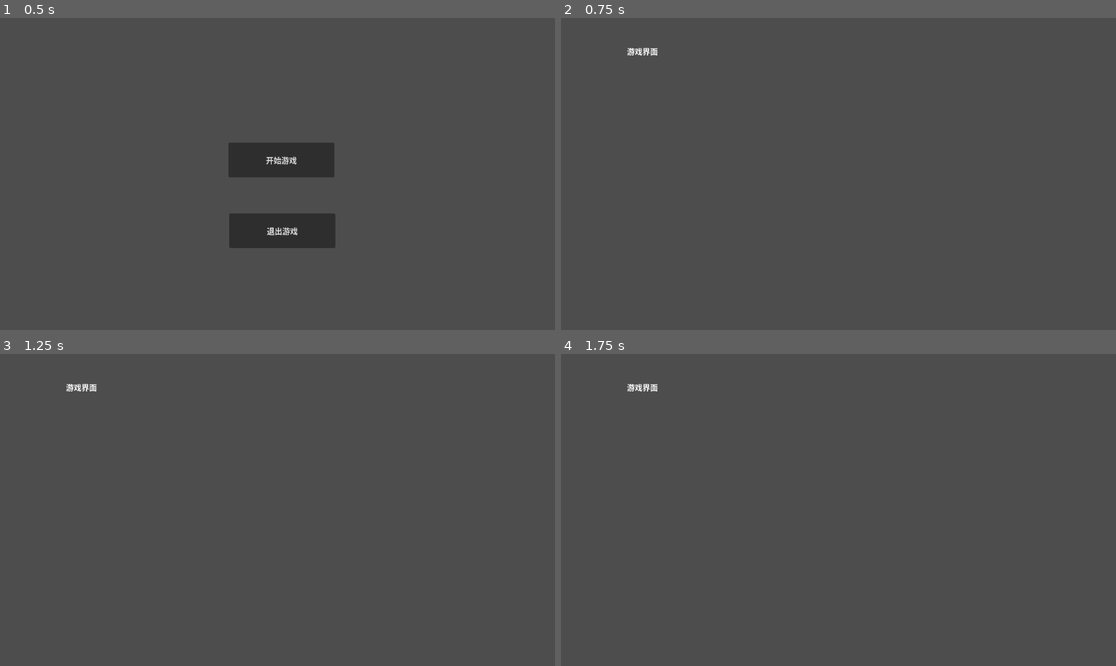
Above: before the commit, frames 1-4 (two rows, left to right).
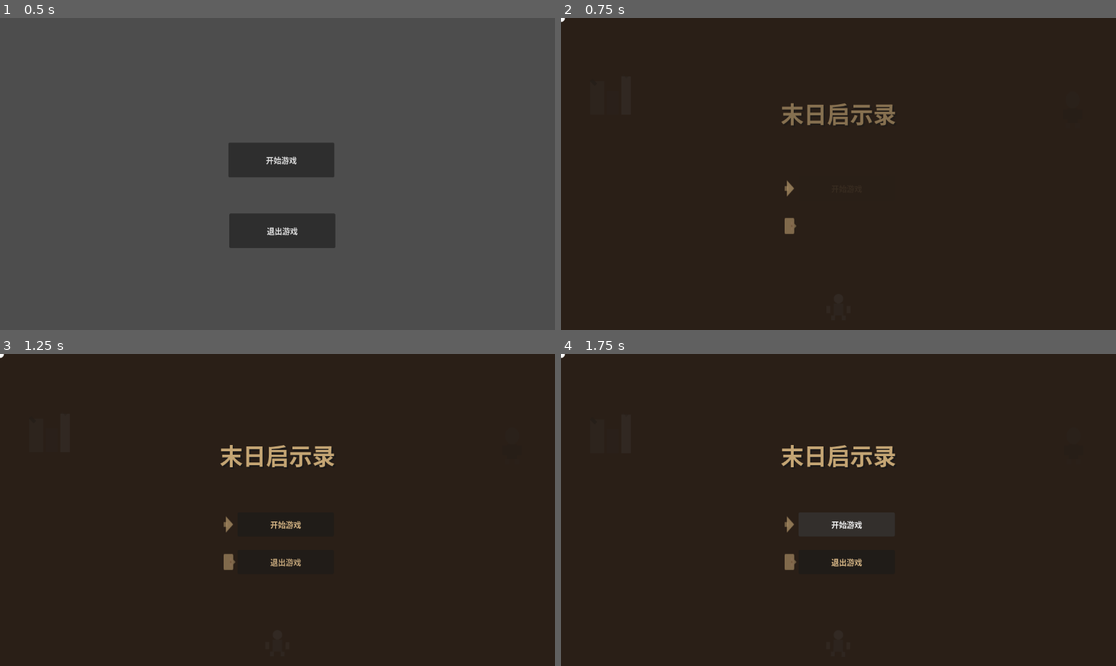
Above: after the commit, the same moments.

Repository: YuliannusYin/MaximumApocalypse
Game: Godot game, scene res://godot/main.tscn
Two runs of this game, one before a commit and one after it. Both use one fixed random seed, a clock stepped at 60 frames per second and the inputs below.
Inputs (mouse positions are in pixels of both pictures, inside the frame that each line leads up to):
- Up to frame 1 (0.5 s): no input
- Up to frame 2 (0.75 s): click "开始游戏" at 0.5 s
- Up to frame 3 (1.25 s): no input
- Up to frame 4 (1.75 s): click (844, 525) at 1.25 s, where only the run after the commit has a clickable "开始游戏"

Frame 1 is identical in both runs. In frame 2, 100% of the frame differs, in the area x 0-100%, y 0-100%; in frame 3, 100%; in frame 4, 100%.

Commit message:
feat: 新增主菜单场景及配套 UI 素材
新增了完整的主菜单场景，包括菜单脚本、自定义按钮、两种粒子特效、多个UI图标与着色器，修复了启动按钮跳转场景的错误。

Diff:
--- a/godot/main.gd
+++ b/godot/main.gd
@@ -19,5 +19,5 @@
 func _on_start_button_button_down() -> void:
 	pass # Replace with function body.
 	#get_tree().change_scene_to_file("res://godot/game.tscn")
-	var scene_game = preload("res://godot/game.tscn")
+	var scene_game = preload("res://godot/menu.tscn")
 	get_tree().change_scene_to_packed(scene_game)
--- /dev/null
+++ b/godot/menu.gd
@@ -0,0 +1,83 @@
+# [新增] 2026-06-24: 主菜单脚本，处理开始游戏和退出游戏的逻辑
+extends Control
+
+# 开始按钮引用
+@onready var start_button: Button = $MainContainer/ButtonContainer/StartButtonContainer/StartButton
+# 退出按钮引用
+@onready var exit_button: Button = $MainContainer/ButtonContainer/ExitButtonContainer/ExitButton
+# 标题引用
+@onready var title_label: Label = $MainContainer/Title
+# 装饰元素引用
+@onready var ruins_icon: TextureRect = $Decorations/RuinsIcon
+@onready var zombie_icon: TextureRect = $Decorations/ZombieIcon
+@onready var survivor_icon: TextureRect = $Decorations/SurvivorIcon
+# 按钮图标引用
+@onready var start_icon: TextureRect = $MainContainer/ButtonContainer/StartButtonContainer/StartIcon
+@onready var exit_icon: TextureRect = $MainContainer/ButtonContainer/ExitButtonContainer/ExitIcon
+
+
+# [新增] 2026-06-24: 初始化菜单
+func _ready() -> void:
+	# 连接按钮信号
+	start_button.pressed.connect(_on_start_button_pressed)
+	exit_button.pressed.connect(_on_exit_button_pressed)
+
+	# 播放标题出现动画
+	_play_title_animation()
+
+	# 播放装饰元素动画
+	_play_decoration_animations()
+
+
+# [新增] 2026-06-24: 播放标题出现动画
+func _play_title_animation() -> void:
+	# 初始状态：透明且向上偏移
+	title_label.modulate.a = 0.0
+	title_label.position.y -= 30
+
+	# 创建动画
+	var tween := create_tween()
+	tween.set_parallel(true)
+
+	# 渐入效果
+	tween.tween_property(title_label, "modulate:a", 1.0, 0.8).set_ease(Tween.EASE_OUT).set_trans(Tween.TRANS_CUBIC)
+
+	# 下移效果
+	tween.tween_property(title_label, "position:y", title_label.position.y + 30, 0.8).set_ease(Tween.EASE_OUT).set_trans(Tween.TRANS_CUBIC)
+
+
+# [新增] 2026-06-24: 播放装饰元素动画
+func _play_decoration_animations() -> void:
+	# 废墟图标：缓慢飘动
+	var ruins_tween := create_tween()
+	ruins_tween.set_loops()
+	ruins_tween.tween_property(ruins_icon, "position:y", ruins_icon.position.y + 10, 2.0).set_ease(Tween.EASE_IN_OUT)
+	ruins_tween.tween_property(ruins_icon, "position:y", ruins_icon.position.y - 10, 2.0).set_ease(Tween.EASE_IN_OUT)
+
+	# 僵尸图标：缓慢移动
+	var zombie_tween := create_tween()
+	zombie_tween.set_loops()
+	zombie_tween.tween_property(zombie_icon, "position:x", zombie_icon.position.x + 5, 3.0).set_ease(Tween.EASE_IN_OUT)
+	zombie_tween.tween_property(zombie_icon, "position:x", zombie_icon.position.x - 5, 3.0).set_ease(Tween.EASE_IN_OUT)
+
+	# 求生者图标：轻微旋转
+	var survivor_tween := create_tween()
+	survivor_tween.set_loops()
+	survivor_tween.tween_property(survivor_icon, "rotation", 0.05, 4.0).set_ease(Tween.EASE_IN_OUT)
+	survivor_tween.tween_property(survivor_icon, "rotation", -0.05, 4.0).set_ease(Tween.EASE_IN_OUT)
+
+
+# [新增] 2026-06-24: 开始按钮点击事件
+func _on_start_button_pressed() -> void:
+	# TODO: 切换到游戏主场景
+	# 目前只是打印日志
+	print("开始游戏按钮被点击")
+
+	# 示例：切换到游戏场景（需要先创建游戏场景）
+	# get_tree().change_scene_to_file("res://godot/game.tscn")
+
+
+# [新增] 2026-06-24: 退出按钮点击事件
+func _on_exit_button_pressed() -> void:
+	# 退出游戏
+	get_tree().quit()
--- /dev/null
+++ b/godot/menu.tscn
@@ -0,0 +1,182 @@
+[gd_scene format=3 uid="uid://bv0njq42caqmw"]
+
+[ext_resource type="Script" uid="uid://c4yfadhl4m1eg" path="res://godot/menu.gd" id="1_menu"]
+[ext_resource type="PackedScene" uid="uid://b8x7k3m5n2qaq" path="res://godot/ui/menu_button.tscn" id="2_button"]
+[ext_resource type="PackedScene" uid="uid://dax8k7m6n5p8q" path="res://godot/particles/dust_particles.tscn" id="3_particles"]
+[ext_resource type="Texture2D" uid="uid://hfth1fe63dd2" path="res://godot/ui/icons/ruins.svg" id="4_ruins"]
+[ext_resource type="Texture2D" uid="uid://dpmxkhei6pwcu" path="res://godot/ui/icons/zombie_silhouette.svg" id="5_zombie"]
+[ext_resource type="Texture2D" uid="uid://dfuq8em06ej8q" path="res://godot/ui/icons/survivor_silhouette.svg" id="6_survivor"]
+[ext_resource type="Shader" uid="uid://cv2uqcm3mjp8x" path="res://godot/shaders/title_effect.gdshader" id="7_title_shader"]
+[ext_resource type="PackedScene" uid="uid://ekey5pw3xuhy" path="res://godot/particles/smoke_particles.tscn" id="8_smoke"]
+[ext_resource type="Script" uid="uid://b8rs4oxrlar58" path="res://godot/ui/flickering_light.gd" id="9_light"]
+[ext_resource type="Texture2D" uid="uid://dr3dlomfnh736" path="res://godot/ui/icons/exit_icon.svg" id="exit_icon"]
+[ext_resource type="Texture2D" uid="uid://cqugq7o13absl" path="res://godot/ui/icons/start_icon.svg" id="start_icon"]
+
+[sub_resource type="ShaderMaterial" id="ShaderMaterial_title"]
+render_priority = 0
+shader = ExtResource("7_title_shader")
+
+[node name="Menu" type="Control" unique_id=769391405]
+layout_mode = 3
+anchors_preset = 15
+anchor_right = 1.0
+anchor_bottom = 1.0
+grow_horizontal = 2
+grow_vertical = 2
+script = ExtResource("1_menu")
+
+[node name="Background" type="ColorRect" parent="." unique_id=891742260]
+layout_mode = 1
+anchors_preset = 15
+anchor_right = 1.0
+anchor_bottom = 1.0
+grow_horizontal = 2
+grow_vertical = 2
+color = Color(0.165, 0.122, 0.09, 1)
+
+[node name="DustParticles" parent="." unique_id=2067775917 instance=ExtResource("3_particles")]
+
+[node name="SmokeParticles" parent="." unique_id=126043348 instance=ExtResource("8_smoke")]
+
+[node name="Decorations" type="Control" parent="." unique_id=28901691]
+layout_mode = 1
+anchors_preset = 15
+anchor_right = 1.0
+anchor_bottom = 1.0
+grow_horizontal = 2
+grow_vertical = 2
+
+[node name="RuinsIcon" type="TextureRect" parent="Decorations" unique_id=1625560059]
+modulate = Color(1, 1, 1, 0.3)
+layout_mode = 1
+offset_left = 50.0
+offset_top = 100.0
+offset_right = 150.0
+offset_bottom = 200.0
+texture = ExtResource("4_ruins")
+
+[node name="ZombieIcon" type="TextureRect" parent="Decorations" unique_id=333166861]
+modulate = Color(1, 1, 1, 0.25)
+layout_mode = 1
+anchors_preset = 1
+anchor_left = 1.0
+anchor_right = 1.0
+offset_left = -130.0
+offset_top = 150.0
+offset_right = -50.0
+offset_bottom = 230.0
+grow_horizontal = 0
+texture = ExtResource("5_zombie")
+
+[node name="SurvivorIcon" type="TextureRect" parent="Decorations" unique_id=1724909950]
+modulate = Color(1, 1, 1, 0.35)
+layout_mode = 1
+anchors_preset = 7
+anchor_left = 0.5
+anchor_top = 1.0
+anchor_right = 0.5
+anchor_bottom = 1.0
+offset_left = -30.0
+offset_top = -80.0
+offset_right = 30.0
+offset_bottom = -20.0
+grow_horizontal = 2
+grow_vertical = 0
+texture = ExtResource("6_survivor")
+
+[node name="Lights" type="Control" parent="." unique_id=1185521032]
+layout_mode = 1
+anchors_preset = 15
+anchor_right = 1.0
+anchor_bottom = 1.0
+grow_horizontal = 2
+grow_vertical = 2
+
+[node name="WarningLight1" type="PointLight2D" parent="Lights" unique_id=578439048]
+color = Color(1, 0.5, 0.2, 1)
+energy = 1.5
+shadow_enabled = true
+script = ExtResource("9_light")
+flicker_frequency = 3.0
+flicker_min = 0.3
+flicker_max = 2.0
+color_variation = 0.15
+
+[node name="WarningLight2" type="PointLight2D" parent="Lights" unique_id=1222842957]
+color = Color(0.8, 0.4, 0.1, 1)
+energy = 1.2
+shadow_enabled = true
+script = ExtResource("9_light")
+flicker_frequency = 2.5
+flicker_min = 0.4
+flicker_max = 1.8
+color_variation = 0.12
+
+[node name="MainContainer" type="VBoxContainer" parent="." unique_id=1352243091]
+layout_mode = 1
+anchors_preset = 8
+anchor_left = 0.5
+anchor_top = 0.5
+anchor_right = 0.5
+anchor_bottom = 0.5
+offset_left = -200.0
+offset_top = -150.0
+offset_right = 200.0
+offset_bottom = 150.0
+grow_horizontal = 2
+grow_vertical = 2
+alignment = 1
+
+[node name="Title" type="Label" parent="MainContainer" unique_id=683044313]
+material = SubResource("ShaderMaterial_title")
+layout_mode = 2
+theme_override_colors/font_color = Color(0.769, 0.647, 0.455, 1)
+theme_override_colors/font_shadow_color = Color(0.1, 0.1, 0.1, 0.8)
+theme_override_constants/shadow_offset_x = 3
+theme_override_constants/shadow_offset_y = 3
+theme_override_font_sizes/font_size = 48
+text = "末日启示录"
+horizontal_alignment = 1
+vertical_alignment = 1
+
+[node name="Spacer" type="Control" parent="MainContainer" unique_id=1302284938]
+custom_minimum_size = Vector2(0, 60)
+layout_mode = 2
+
+[node name="ButtonContainer" type="VBoxContainer" parent="MainContainer" unique_id=267255754]
+layout_mode = 2
+alignment = 1
+
+[node name="StartButtonContainer" type="HBoxContainer" parent="MainContainer/ButtonContainer" unique_id=2106282468]
+layout_mode = 2
+alignment = 1
+
+[node name="StartIcon" type="TextureRect" parent="MainContainer/ButtonContainer/StartButtonContainer" unique_id=2122069000]
+modulate = Color(1, 1, 1, 0.8)
+custom_minimum_size = Vector2(30, 30)
+layout_mode = 2
+texture = ExtResource("start_icon")
+
+[node name="StartButton" parent="MainContainer/ButtonContainer/StartButtonContainer" unique_id=1241975357 instance=ExtResource("2_button")]
+layout_mode = 2
+button_text = "开始游戏"
+appear_delay = 0.2
+
+[node name="Spacer2" type="Control" parent="MainContainer/ButtonContainer" unique_id=1360727009]
+custom_minimum_size = Vector2(0, 20)
+layout_mode = 2
+
+[node name="ExitButtonContainer" type="HBoxContainer" parent="MainContainer/ButtonContainer" unique_id=747853302]
+layout_mode = 2
+alignment = 1
+
+[node name="ExitIcon" type="TextureRect" parent="MainContainer/ButtonContainer/ExitButtonContainer" unique_id=2080467601]
+modulate = Color(1, 1, 1, 0.8)
+custom_minimum_size = Vector2(30, 30)
+layout_mode = 2
+texture = ExtResource("exit_icon")
+
+[node name="ExitButton" parent="MainContainer/ButtonContainer/ExitButtonContainer" unique_id=1413465427 instance=ExtResource("2_button")]
+layout_mode = 2
+button_text = "退出游戏"
+appear_delay = 0.4
--- /dev/null
+++ b/godot/particles/dust_particle.svg
@@ -0,0 +1,3 @@
+<svg width="4" height="4" xmlns="http://www.w3.org/2000/svg">
+  <circle cx="2" cy="2" r="2" fill="white"/>
+</svg>
--- /dev/null
+++ b/godot/particles/dust_particles.tscn
@@ -0,0 +1,59 @@
+[gd_scene load_steps=4 format=3 uid="uid://c9x8k7m6n5p8q"]
+
+[ext_resource type="Texture2D" path="res://godot/particles/dust_particle.svg" id="1_particle"]
+
+[sub_resource type="Gradient" id="Gradient_abc123"]
+interpolation_color_space = 2
+offsets = PackedFloat32Array(0, 0.5, 1)
+colors = PackedColorArray(0.102, 0.078, 0.059, 0.3, 0.153, 0.118, 0.086, 0.2, 0.204, 0.157, 0.114, 0.1)
+
+[sub_resource type="GradientTexture1D" id="GradientTexture1D_def456"]
+gradient = SubResource("Gradient_abc123")
+
+[sub_resource type="Curve" id="Curve_ghi789"]
+_data = [Vector2(0, 0.5), 0.0, 0.0, 0, Vector2(0.5, 1), 0.0, 0.0, 0, Vector2(1, 0), 0.0, 0.0, 0]
+point_count = 3
+
+[node name="DustParticles" type="GPUParticles2D"]
+emitting = true
+amount = 80
+lifetime = 7.0
+lifetime_randomness = 0.3
+one_shot = false
+preprocess = 5.0
+speed_scale = 1.0
+explosiveness = 0.0
+randomness = 0.5
+fixed_fps = 0
+fract_delta = true
+draw_order = 0
+texture = ExtResource("1_particle")
+
+[node name="ProcessMaterial" type="ParticleProcessMaterial" parent="."]
+resource_local_to_scene = true
+emission_shape_type = 3
+emission_shape_extents = Vector3(1920, 1080, 0)
+emission_shape_offset = Vector3(960, 540, 0)
+particle_flag_disable_z = true
+direction = Vector3(0, 0, 0)
+spread = 180.0
+initial_velocity_min = 10.0
+initial_velocity_max = 20.0
+angular_velocity_min = -30.0
+angular_velocity_max = 30.0
+orbit_velocity_min = 0.0
+orbit_velocity_max = 0.0
+linear_accel_min = 0.0
+linear_accel_max = 0.0
+radial_accel_min = 0.0
+radial_accel_max = 0.0
+tangential_accel_min = 0.0
+tangential_accel_max = 0.0
+damping_min = 0.0
+damping_max = 0.5
+scale_min = 1.0
+scale_max = 3.0
+scale_curve = SubResource("Curve_ghi789")
+color_ramp = SubResource("GradientTexture1D_def456")
+anim_speed_min = 0.0
+anim_speed_max = 0.0
--- /dev/null
+++ b/godot/particles/smoke_particle.svg
@@ -0,0 +1,5 @@
+<svg width="20" height="20" xmlns="http://www.w3.org/2000/svg">
+  <!-- 烟雾粒子 -->
+  <circle cx="10" cy="10" r="8" fill="white" opacity="0.3"/>
+  <circle cx="10" cy="10" r="5" fill="white" opacity="0.5"/>
+</svg>
--- /dev/null
+++ b/godot/particles/smoke_particles.tscn
@@ -0,0 +1,59 @@
+[gd_scene load_steps=4 format=3 uid="uid://d8x9k7m6n5p8q"]
+
+[ext_resource type="Texture2D" path="res://godot/particles/smoke_particle.svg" id="1_smoke"]
+
+[sub_resource type="Gradient" id="Gradient_smoke"]
+interpolation_color_space = 2
+offsets = PackedFloat32Array(0, 0.3, 0.7, 1)
+colors = PackedColorArray(0.2, 0.15, 0.1, 0.4, 0.3, 0.25, 0.2, 0.3, 0.4, 0.35, 0.3, 0.2, 0.5, 0.45, 0.4, 0.1)
+
+[sub_resource type="GradientTexture1D" id="GradientTexture1D_smoke"]
+gradient = SubResource("Gradient_smoke")
+
+[sub_resource type="Curve" id="Curve_smoke"]
+_data = [Vector2(0, 1), 0.0, 0.0, 0, Vector2(0.5, 1.5), 0.0, 0.0, 0, Vector2(1, 0), 0.0, 0.0, 0]
+point_count = 3
+
+[node name="SmokeParticles" type="GPUParticles2D"]
+emitting = true
+amount = 30
+lifetime = 10.0
+lifetime_randomness = 0.5
+one_shot = false
+preprocess = 3.0
+speed_scale = 0.5
+explosiveness = 0.0
+randomness = 0.8
+fixed_fps = 0
+fract_delta = true
+draw_order = 0
+texture = ExtResource("1_smoke")
+
+[node name="ProcessMaterial" type="ParticleProcessMaterial" parent="."]
+resource_local_to_scene = true
+emission_shape_type = 3
+emission_shape_extents = Vector3(1920, 100, 0)
+emission_shape_offset = Vector3(960, 50, 0)
+particle_flag_disable_z = true
+direction = Vector3(0, -1, 0)
+spread = 30.0
+initial_velocity_min = 5.0
+initial_velocity_max = 15.0
+angular_velocity_min = -20.0
+angular_velocity_max = 20.0
+orbit_velocity_min = 0.0
+orbit_velocity_max = 0.0
+linear_accel_min = 0.0
+linear_accel_max = 0.0
+radial_accel_min = 0.0
+radial_accel_max = 0.0
+tangential_accel_min = 0.0
+tangential_accel_max = 0.0
+damping_min = 0.0
+damping_max = 0.2
+scale_min = 2.0
+scale_max = 5.0
+scale_curve = SubResource("Curve_smoke")
+color_ramp = SubResource("GradientTexture1D_smoke")
+anim_speed_min = 0.0
+anim_speed_max = 0.0
--- /dev/null
+++ b/godot/shaders/button_effect.gdshader
@@ -0,0 +1,38 @@
+# [新增] 2026-06-24: 按钮着色器，实现悬停和点击效果
+shader_type canvas_item;
+
+# 悬停强度 (0.0-1.0)
+uniform float hover_intensity : hint_range(0.0, 1.0) = 0.0;
+# 点击强度 (0.0-1.0)
+uniform float click_intensity : hint_range(0.0, 1.0) = 0.0;
+# 基础颜色
+uniform vec4 base_color : source_color = vec4(0.29, 0.23, 0.17, 1.0);
+# 高亮颜色
+uniform vec4 highlight_color : source_color = vec4(0.77, 0.65, 0.45, 1.0);
+
+void fragment() {
+    # 获取基础颜色
+    vec4 color = base_color;
+
+    # 悬停效果：增加亮度和饱和度
+    if (hover_intensity > 0.0) {
+        vec4 hover_color = mix(color, highlight_color, hover_intensity * 0.5);
+        color = hover_color;
+
+        # 添加发光效果
+        float glow = hover_intensity * 0.3;
+        COLOR.rgb = color.rgb + vec3(glow);
+    } else {
+        COLOR = color;
+    }
+
+    # 点击效果：闪烁和轻微缩小
+    if (click_intensity > 0.0) {
+        # 闪烁效果
+        float flash = sin(TIME * 10.0) * 0.5 + 0.5;
+        COLOR.rgb = mix(COLOR.rgb, highlight_color.rgb, click_intensity * flash * 0.3);
+    }
+
+    # 保持原始alpha
+    COLOR.a = color.a;
+}
--- /dev/null
+++ b/godot/shaders/title_effect.gdshader
@@ -0,0 +1,41 @@
+# [新增] 2026-06-24: 标题着色器，实现破损纹理和阴影增强效果
+shader_type canvas_item;
+
+# 破损纹理强度
+uniform float damage_intensity : hint_range(0.0, 1.0) = 0.3;
+# 阴影强度
+uniform float shadow_intensity : hint_range(0.0, 2.0) = 1.5;
+# 闪烁效果强度
+uniform float flicker_intensity : hint_range(0.0, 1.0) = 0.1;
+# 基础颜色
+uniform vec4 base_color : source_color = vec4(0.769, 0.647, 0.455, 1.0);
+# 破损颜色
+uniform vec4 damage_color : source_color = vec4(0.3, 0.2, 0.15, 1.0);
+
+void fragment() {
+    # 获取基础颜色
+    vec4 color = base_color;
+
+    # 破损纹理效果：随机添加暗色斑点
+    float damage = sin(UV.x * 20.0 + TIME * 2.0) * sin(UV.y * 15.0 + TIME * 1.5);
+    damage = clamp(damage * damage_intensity, 0.0, 1.0);
+    color = mix(color, damage_color, damage * 0.5);
+
+    # 阴影增强：添加多层阴影
+    vec2 shadow_offset = vec2(3.0, 3.0) / TEXTURE_PIXEL_SIZE;
+    vec4 shadow_color = vec4(0.1, 0.1, 0.1, shadow_intensity);
+    color.rgb = mix(color.rgb, shadow_color.rgb, shadow_color.a * 0.3);
+
+    # 闪烁效果：轻微的亮度变化
+    float flicker = sin(TIME * 3.0) * flicker_intensity;
+    color.rgb = color.rgb + vec3(flicker);
+
+    # 边缘破损效果
+    float edge_damage = 0.0;
+    if (UV.x < 0.1 || UV.x > 0.9 || UV.y < 0.1 || UV.y > 0.9) {
+        edge_damage = sin(TIME * 5.0) * 0.2;
+        color = mix(color, damage_color, edge_damage);
+    }
+
+    COLOR = color;
+}
--- /dev/null
+++ b/godot/ui/flickering_light.gd
@@ -0,0 +1,53 @@
+# [新增] 2026-06-24: 灯光闪烁效果脚本
+extends PointLight2D
+
+# 闪烁频率
+@export var flicker_frequency: float = 2.0
+# 闪烁强度范围
+@export var flicker_min: float = 0.5
+@export var flicker_max: float = 1.5
+# 颜色变化强度
+@export var color_variation: float = 0.1
+
+# 基础能量
+var base_energy: float
+# 基础颜色
+var base_color: Color
+
+
+# [新增] 2026-06-24: 初始化灯光
+func _ready() -> void:
+	base_energy = energy
+	base_color = color
+
+	# 开始闪烁动画
+	_start_flickering()
+
+
+# [新增] 2026-06-24: 开始闪烁动画
+func _start_flickering() -> void:
+	var tween := create_tween()
+	tween.set_loops()
+
+	# 闪烁循环
+	while true:
+		# 随机闪烁强度
+		var target_energy = randf_range(flicker_min, flicker_max) * base_energy
+		var duration = randf_range(0.1, 0.5)
+
+		tween.tween_property(self, "energy", target_energy, duration).set_ease(Tween.EASE_IN_OUT)
+
+		# 随机颜色变化
+		var color_offset = Color(
+			randf_range(-color_variation, color_variation),
+			randf_range(-color_variation, color_variation),
+			randf_range(-color_variation, color_variation),
+			0.0
+		)
+		var target_color = base_color + color_offset
+
+		tween.parallel().tween_property(self, "color", target_color, duration).set_ease(Tween.EASE_IN_OUT)
+
+		# 等待一段时间
+		await tween.finished
+		await get_tree().create_timer(randf_range(0.05, 0.2)).timeout
--- /dev/null
+++ b/godot/ui/icons/exit_icon.svg
@@ -0,0 +1,8 @@
+<svg width="30" height="30" xmlns="http://www.w3.org/2000/svg">
+  <!-- 退出游戏图标（门） -->
+  <rect x="5" y="5" width="20" height="20" fill="#c4a574" opacity="0.7" rx="2"/>
+  <rect x="18" y="10" width="4" height="10" fill="#a08060" opacity="0.8"/>
+  <circle cx="20" cy="15" r="1.5" fill="#806040" opacity="0.9"/>
+  <!-- 箭头（离开） -->
+  <polygon points="25,12 30,15 25,18" fill="#c4a574" opacity="0.6"/>
+</svg>
--- /dev/null
+++ b/godot/ui/icons/ruins.svg
@@ -0,0 +1,9 @@
+<svg width="100" height="100" xmlns="http://www.w3.org/2000/svg">
+  <!-- 废墟建筑 -->
+  <rect x="10" y="30" width="30" height="70" fill="#3a3a3a" opacity="0.6"/>
+  <rect x="45" y="50" width="25" height="50" fill="#2a2a2a" opacity="0.5"/>
+  <rect x="75" y="20" width="20" height="80" fill="#4a4a4a" opacity="0.7"/>
+  <!-- 破损效果 -->
+  <polygon points="10,30 15,25 25,35 20,40" fill="#1a1a1a" opacity="0.8"/>
+  <polygon points="75,20 80,15 85,25 90,20" fill="#2a2a2a" opacity="0.6"/>
+</svg>
--- /dev/null
+++ b/godot/ui/icons/start_icon.svg
@@ -0,0 +1,5 @@
+<svg width="30" height="30" xmlns="http://www.w3.org/2000/svg">
+  <!-- 开始游戏图标（箭头） -->
+  <polygon points="10,5 25,15 10,25" fill="#c4a574" opacity="0.8"/>
+  <rect x="5" y="12" width="8" height="6" fill="#c4a574" opacity="0.6"/>
+</svg>
--- /dev/null
+++ b/godot/ui/icons/survivor_silhouette.svg
@@ -0,0 +1,10 @@
+<svg width="60" height="60" xmlns="http://www.w3.org/2000/svg">
+  <!-- 求生者剪影 -->
+  <circle cx="30" cy="15" r="10" fill="#4a4a4a" opacity="0.7"/>
+  <rect x="20" y="25" width="20" height="25" fill="#3a3a3a" opacity="0.6"/>
+  <rect x="15" y="50" width="8" height="10" fill="#4a4a4a" opacity="0.5"/>
+  <rect x="37" y="50" width="8" height="10" fill="#4a4a4a" opacity="0.5"/>
+  <!-- 装备 -->
+  <rect x="5" y="30" width="8" height="15" fill="#5a5a5a" opacity="0.4"/>
+  <rect x="47" y="30" width="8" height="15" fill="#5a5a5a" opacity="0.4"/>
+</svg>
--- /dev/null
+++ b/godot/ui/icons/zombie_silhouette.svg
@@ -0,0 +1,10 @@
+<svg width="80" height="80" xmlns="http://www.w3.org/2000/svg">
+  <!-- 僵尸剪影 -->
+  <ellipse cx="40" cy="20" rx="15" ry="18" fill="#2a2a2a" opacity="0.7"/>
+  <rect x="30" y="38" width="20" height="30" fill="#1a1a1a" opacity="0.6"/>
+  <rect x="25" y="68" width="10" height="12" fill="#2a2a2a" opacity="0.5"/>
+  <rect x="45" y="68" width="10" height="12" fill="#2a2a2a" opacity="0.5"/>
+  <!-- 手臂 -->
+  <rect x="20" y="40" width="10" height="20" fill="#1a1a1a" opacity="0.6"/>
+  <rect x="50" y="40" width="10" height="20" fill="#1a1a1a" opacity="0.6"/>
+</svg>
--- /dev/null
+++ b/godot/ui/menu_button.gd
@@ -0,0 +1,113 @@
+# [新增] 2026-06-24: 自定义菜单按钮，实现悬停、点击和出现动画效果
+extends Button
+
+# 按钮文字
+@export var button_text: String = "按钮":
+	set(value):
+		button_text = value
+		text = value
+
+# 出现动画延迟
+@export var appear_delay: float = 0.0
+
+# 着色器材质引用
+var shader_material: ShaderMaterial
+
+# 动画引用
+var appear_tween: Tween
+var hover_tween: Tween
+var click_tween: Tween
+
+
+# [新增] 2026-06-24: 初始化按钮
+func _ready() -> void:
+	# 设置按钮文字
+	text = button_text
+
+	# 获取着色器材质
+	if material is ShaderMaterial:
+		shader_material = material
+		shader_material.set_shader_parameter("hover_intensity", 0.0)
+		shader_material.set_shader_parameter("click_intensity", 0.0)
+
+	# 初始状态：透明且缩小
+	modulate.a = 0.0
+	scale = Vector2(0.8, 0.8)
+
+	# 连接信号
+	button_down.connect(_on_button_down)
+	button_up.connect(_on_button_up)
+	mouse_entered.connect(_on_mouse_entered)
+	mouse_exited.connect(_on_mouse_exited)
+
+	# 延迟播放出现动画
+	if appear_delay > 0.0:
+		await get_tree().create_timer(appear_delay).timeout
+	_play_appear_animation()
+
+
+# [新增] 2026-06-24: 播放出现动画
+func _play_appear_animation() -> void:
+	if appear_tween:
+		appear_tween.kill()
+
+	appear_tween = create_tween()
+	appear_tween.set_parallel(true)
+
+	# 渐入效果
+	appear_tween.tween_property(self, "modulate:a", 1.0, 0.6).set_ease(Tween.EASE_OUT).set_trans(Tween.TRANS_CUBIC)
+
+	# 缩放效果
+	appear_tween.tween_property(self, "scale", Vector2.ONE, 0.6).set_ease(Tween.EASE_OUT).set_trans(Tween.TRANS_ELASTIC)
+
+
+# [新增] 2026-06-24: 鼠标进入事件
+func _on_mouse_entered() -> void:
+	if shader_material:
+		if hover_tween:
+			hover_tween.kill()
+
+		hover_tween = create_tween()
+		hover_tween.tween_method(_set_hover_intensity, 0.0, 1.0, 0.2)
+
+
+# [新增] 2026-06-24: 鼠标离开事件
+func _on_mouse_exited() -> void:
+	if shader_material:
+		if hover_tween:
+			hover_tween.kill()
+
+		hover_tween = create_tween()
+		hover_tween.tween_method(_set_hover_intensity, shader_material.get_shader_parameter("hover_intensity"), 0.0, 0.2)
+
+
+# [新增] 2026-06-24: 按钮按下事件
+func _on_button_down() -> void:
+	if shader_material:
+		if click_tween:
+			click_tween.kill()
+
+		click_tween = create_tween()
+		click_tween.tween_method(_set_click_intensity, 0.0, 1.0, 0.1)
+
+
+# [新增] 2026-06-24: 按钮释放事件
+func _on_button_up() -> void:
+	if shader_material:
+		if click_tween:
+			click_tween.kill()
+
+		click_tween = create_tween()
+		click_tween.tween_method(_set_click_intensity, shader_material.get_shader_parameter("click_intensity"), 0.0, 0.15)
+
+
+# [新增] 2026-06-24: 设置悬停强度
+func _set_hover_intensity(value: float) -> void:
+	if shader_material:
+		shader_material.set_shader_parameter("hover_intensity", value)
+
+
+# [新增] 2026-06-24: 设置点击强度
+func _set_click_intensity(value: float) -> void:
+	if shader_material:
+		shader_material.set_shader_parameter("click_intensity", value)
--- /dev/null
+++ b/godot/ui/menu_button.tscn
@@ -0,0 +1,22 @@
+[gd_scene load_steps=3 format=3 uid="uid://b8x7k3m5n2p9q"]
+
+[ext_resource type="Script" path="res://godot/ui/menu_button.gd" id="1_abc123"]
+[ext_resource type="Shader" path="res://godot/shaders/button_effect.gdshader" id="2_def456"]
+
+[sub_resource type="ShaderMaterial" id="ShaderMaterial_button"]
+shader = ExtResource("2_def456")
+shader_parameter/hover_intensity = 0.0
+shader_parameter/click_intensity = 0.0
+shader_parameter/base_color = Color(0.29, 0.23, 0.17, 1)
+shader_parameter/highlight_color = Color(0.77, 0.65, 0.45, 1)
+
+[node name="MenuButton" type="Button"]
+material = SubResource("ShaderMaterial_button")
+offset_right = 200.0
+offset_bottom = 50.0
+custom_minimum_size = Vector2(200, 50)
+theme_override_colors/font_color = Color(0.831, 0.706, 0.518, 1)
+theme_override_font_sizes/font_size = 16
+text = "按钮"
+script = ExtResource("1_abc123")
+button_text = "按钮"
Not shown, added: godot/menu.gd.uid
Not shown, added: godot/particles/dust_particle.svg.import
Not shown, added: godot/particles/smoke_particle.svg.import
Not shown, added: godot/shaders/button_effect.gdshader.uid
Not shown, added: godot/shaders/title_effect.gdshader.uid
Not shown, added: godot/ui/flickering_light.gd.uid
Not shown, added: godot/ui/icons/exit_icon.svg.import
Not shown, added: godot/ui/icons/ruins.svg.import
Not shown, added: godot/ui/icons/start_icon.svg.import
Not shown, added: godot/ui/icons/survivor_silhouette.svg.import
Not shown, added: godot/ui/icons/zombie_silhouette.svg.import
Not shown, added: godot/ui/menu_button.gd.uid
